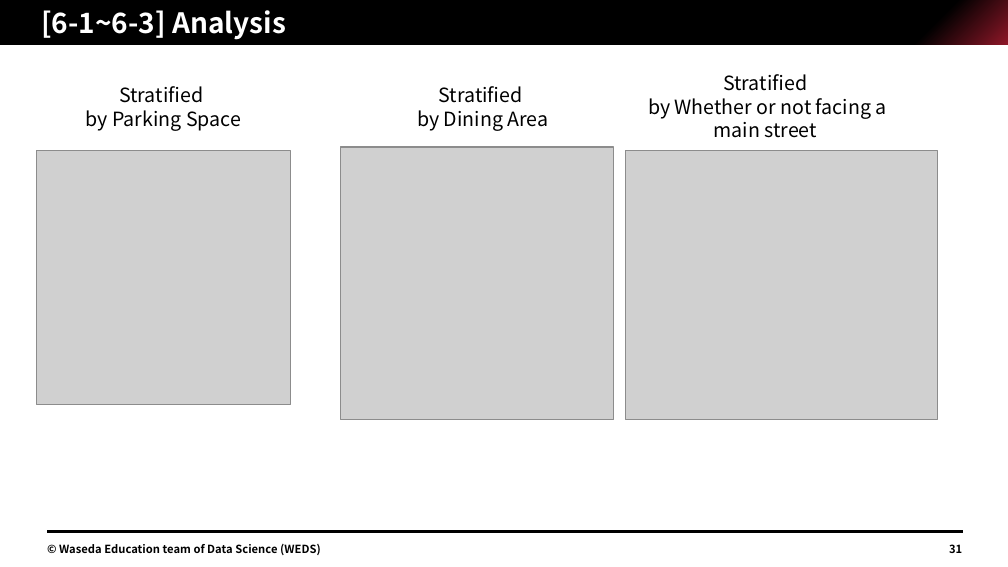
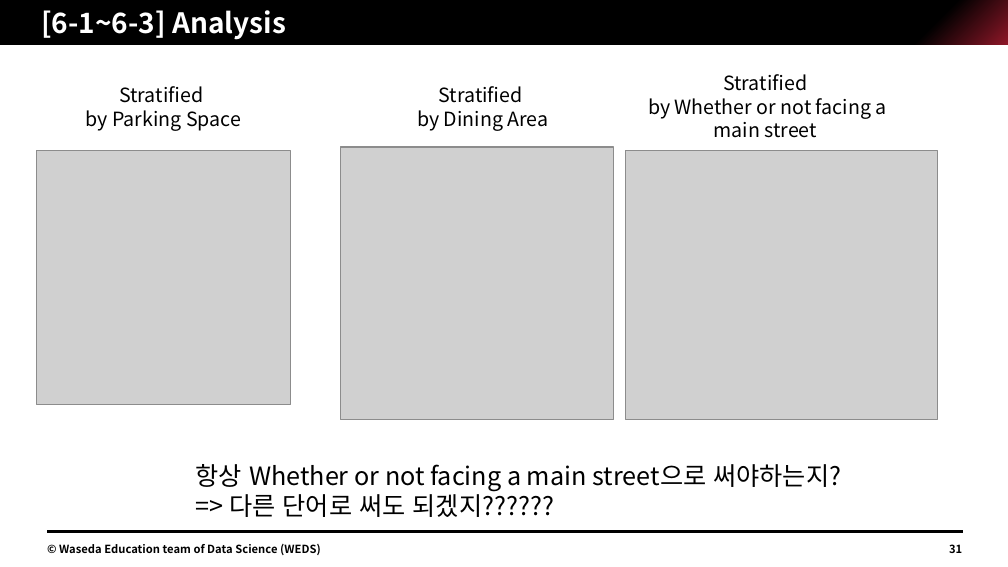
Before and after one commit to Jimin-Park0901/Data-Science, a slide deck: slide 31 of Store_Sale/assignment/1W22CF16.pptx. Drawn at 1008x567 pixels with LibreOffice and Linux fonts; fonts in the diff are those of the drawing; grey boxes stand for pictures. Boxes give left, top, right and bottom in pixels: in the first picture for what was removed or moved away, otherwise in the second. Text is boxed around its words. In the diff, an @@ line names an element or a change of style, - is before the commit and + after.

```diff
--- a/Store_Sale/assignment/1W22CF16.pptx
+++ b/Store_Sale/assignment/1W22CF16.pptx
@@ text added at <box>196,464,841,517</box>, 18 pt, text #000000 @@
+항상 Whether or not facing a main street으로 써야하는지?
+=> 다른 단어로 써도 되겠지??????
```
Also in this commit, not shown: 5 other slides changed, 1 other file.
